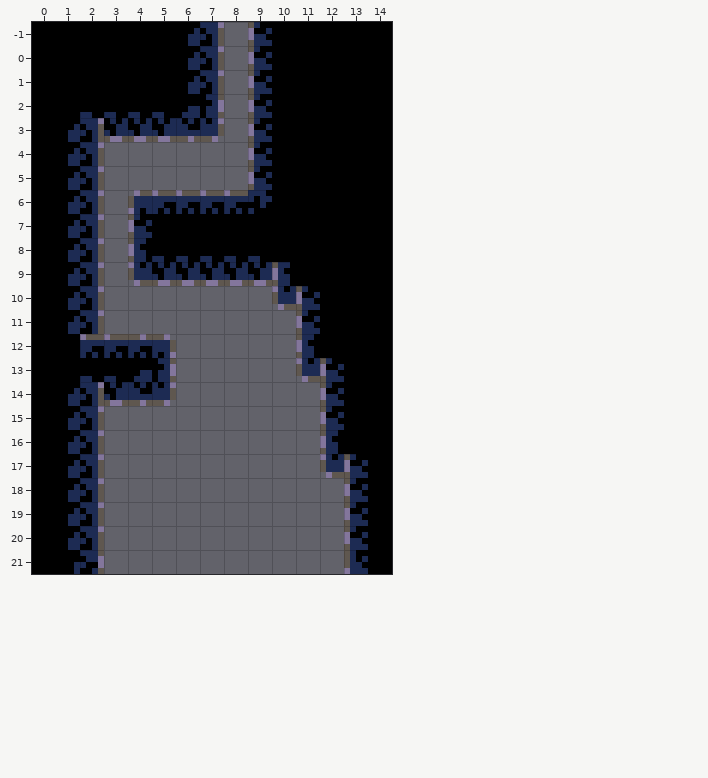
Level history. Tiled map: data/maps/room05.tmx. Above is the file before it was changed.
Cells are 8x8 px. Shown: x 0..14, y -1..21. The commit also replaced the tileset; all pictures use the new one.
After:
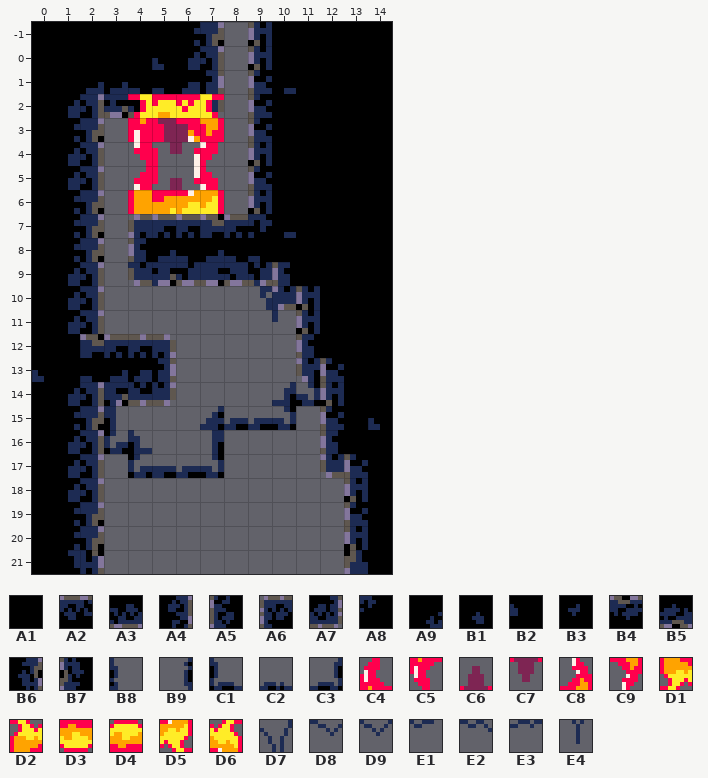
Key: from "tileset": A1 0, A2 1, A3 1 turned 180, A4 2, A5 2 turned 180, A6 3 flipped left-right, A7 3 flipped up-down, A8 4 flipped left-right, A9 4 flipped up-down, B1 7, B2 8, B3 9, B4 10, B5 10 turned 180, B6 11 flipped left-right, B7 11 flipped up-down, B8 34 "decor", B9 35 "decor", C1 36 "decor", C2 37 "decor", C3 38 "decor", C4 56 "decor", C5 56 flipped up-down "decor", C6 57 "decor", C7 57 flipped up-down "decor", C8 58 "decor", C9 58 flipped up-down "decor", D1 59, D2 59 flipped up-down, D3 60, D4 60 flipped up-down, D5 61, D6 61 flipped up-down, D7 64 flipped left-right "decor", D8 65 flipped left-right "decor", D9 66 "decor", E1 67 "decor", E2 68 "decor", E3 69 "decor", E4 80 flipped left-right "decor".
__ is an empty cell.
From old to new:
Layer "Tiles":
Tile A1 becomes tile A2 in row 8 at x 5 to 6 and 8.
Tile A1 becomes tile A3 in row 2 at x 4 to 5.
Tile A9 becomes tile A4 in row 3 at x 1.
Tile A5 becomes tile A6 in row 8 at x 4.
Tile A4 becomes tile A7 in row 2 at x 6.
Tile A1 becomes tile A8 in row 8 at x 9.
Tile A1 becomes tile A9 in row 2 at x 1.
Tile A1 becomes tile B1 in row 1 at x 4; in row 16 at x 13.
Tile A1 becomes tile B2 in row 1 at x 5; in row 14 at x 0; in row 16 at x 14.
Tile A1 becomes tile B3 in row 2 at x 10; in row 8 at x 10.
Tile A1 becomes tile B4 in row 8 at x 7.
Tile A2 becomes tile B4 in row 13 at x 2.
Tile A1 becomes tile B5 in row 2 at x 2 to 3.
Tile A3 becomes tile B5 in row 9 at x 5 and 7; in row 14 at x 3.
Tile A4 becomes tile B6 in row 0 at x 6; in row 4 at x 1; in rows 7 to 9 at x 1; in row 16 at x 1; in rows 20 to 21 at x 1.
Tile A5 becomes tile B7 in rows 0 to 1 at x 9; in row 5 at x 9; in rows 11 to 12 at x 11; in row 15 at x 12; in row 19 at x 13; in row 21 at x 13.
Tile A8 becomes tile B7 in row 7 at x 9.
The author put tile B8 in row 15 at x 3.
The author put tile B9 in row 16 at x 6.
The author put tile C1 in row 16 at x 3; in row 17 at x 4.
The author put tile C2 in row 15 at x 7 to 8; in row 17 at x 5.
The author put tile C3 in row 14 at x 10; in row 15 at x 9; in row 17 at x 6.
The author put tile C4 in row 6 at x 4.
The author put tile C5 in row 4 at x 4.
The author put tile C6 in row 6 at x 5.
The author put tile C7 in row 4 at x 5.
The author put tile C8 in row 6 at x 6.
The author put tile C9 in row 4 at x 6.
Tile A6 becomes tile D1 in row 7 at x 4.
Tile A3 becomes tile D2 in row 3 at x 4.
Tile A2 becomes tile D3 in row 7 at x 5.
Tile A3 becomes tile D4 in row 3 at x 5.
Tile A2 becomes tile D5 in row 7 at x 6.
Tile A7 becomes tile D6 in row 3 at x 6.
The author put tile D7 in row 10 at x 9.
The author put tile D8 in row 10 at x 8.
The author put tile D9 in row 10 at x 4.
The author put tile E1 in row 10 at x 5.
The author put tile E2 in row 10 at x 6.
The author put tile E3 in row 10 at x 7.
The author put tile E4 in row 11 at x 9.
The author cleared tile A2 in row 7 at x 7 to 8.
The author cleared tile A3 in row 3 at x 2 to 3.
Where, in picture pixels (left, top, right, bottom), the same in both pictures:
changed: (32, 22, 380, 478)
changed: (344, 478, 368, 568)
changed: (68, 508, 104, 574)
